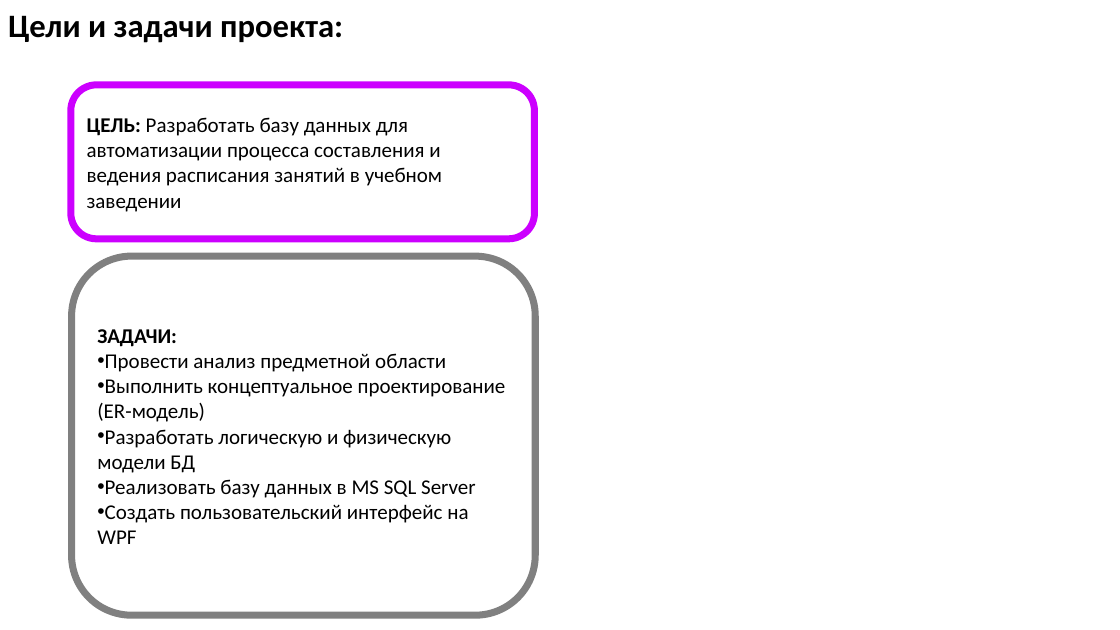
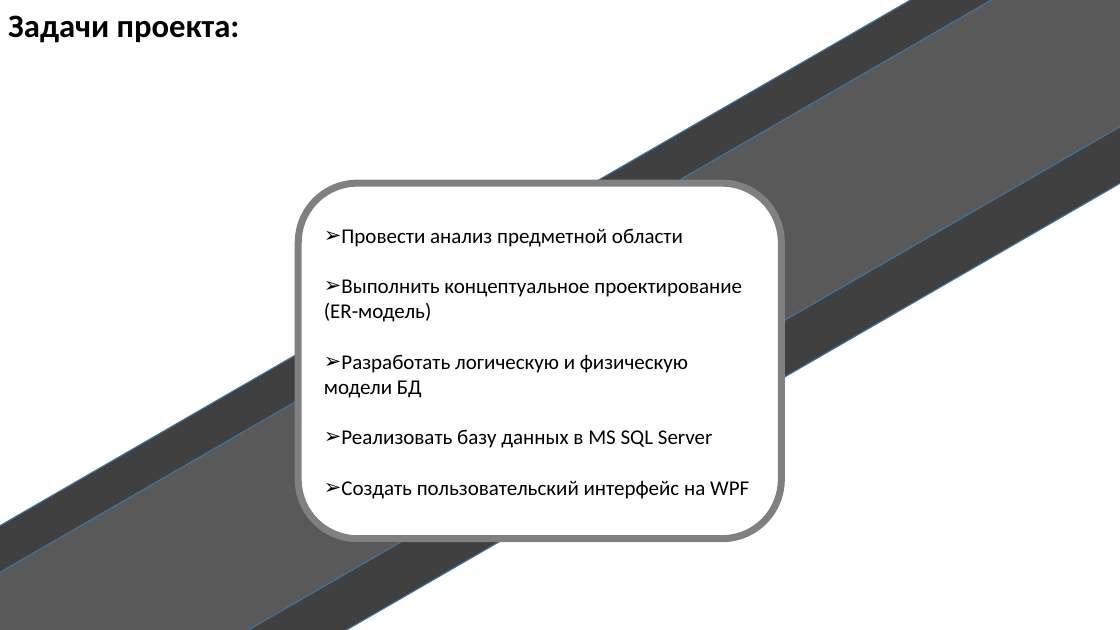
Before and after one commit to TolyaKPyT250/CourseProject, a slide deck: slide 3 of Materials/Не готово еще/Презентация Курсача.pptx (slide 2 before the commit). Drawn at 1120x630 pixels with LibreOffice and Linux fonts; fonts in the diff are those of the drawing. Boxes give left, top, right and bottom in pixels: in the first picture for what was removed or moved away, otherwise in the second. Text is boxed around its words. In the diff, an @@ line names an element or a change of style, - is before the commit and + after.

```diff
--- a/Materials/Не готово еще/Презентация Курсача.pptx
+++ b/Materials/Не готово еще/Презентация Курсача.pptx
@@ rectangle added at (x1=0, y1=0, x2=1120, y2=630), fill #404040, outline #43739E 1 pt @@
@@ rectangle added at (x1=0, y1=0, x2=1120, y2=630), fill #595959, outline #43739E 1 pt @@
@@ text at (x1=8, y1=15, x2=240, y2=43): text changed @@
-Цели и задачи проекта:
+Задачи проекта:
@@ rounded rectangle removed at (x1=71, y1=85, x2=534, y2=239) @@
-ЦЕЛЬ: Разработать базу данных для автоматизации процесса составления и ведения расписания занятий в учебном заведении
@@ rounded rectangle "Провести анализ предметной области" resized from (x1=71, y1=256, x2=535, y2=615) to (x1=298, y1=183, x2=781, y2=539) @@
@@ rounded rectangle "Провести анализ предметной области" at (x1=298, y1=183, x2=781, y2=539): bullet • to ➢; fill none to #FFFFFF @@
@@ text in rounded rectangle at (x1=97, y1=329, x2=177, y2=347): paragraph removed @@
-ЗАДАЧИ:
```
Also in this commit, not shown: 3 other slides changed, 6 slides added, 2 slides removed, 15 other files.
